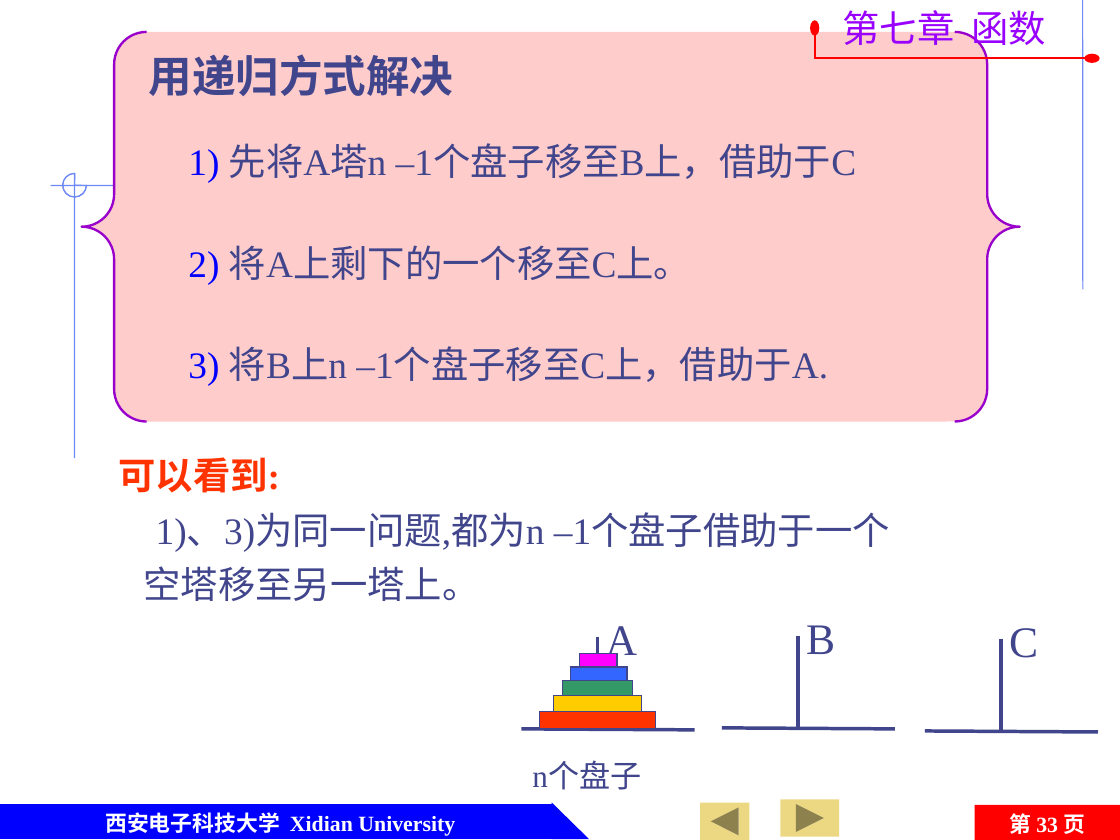
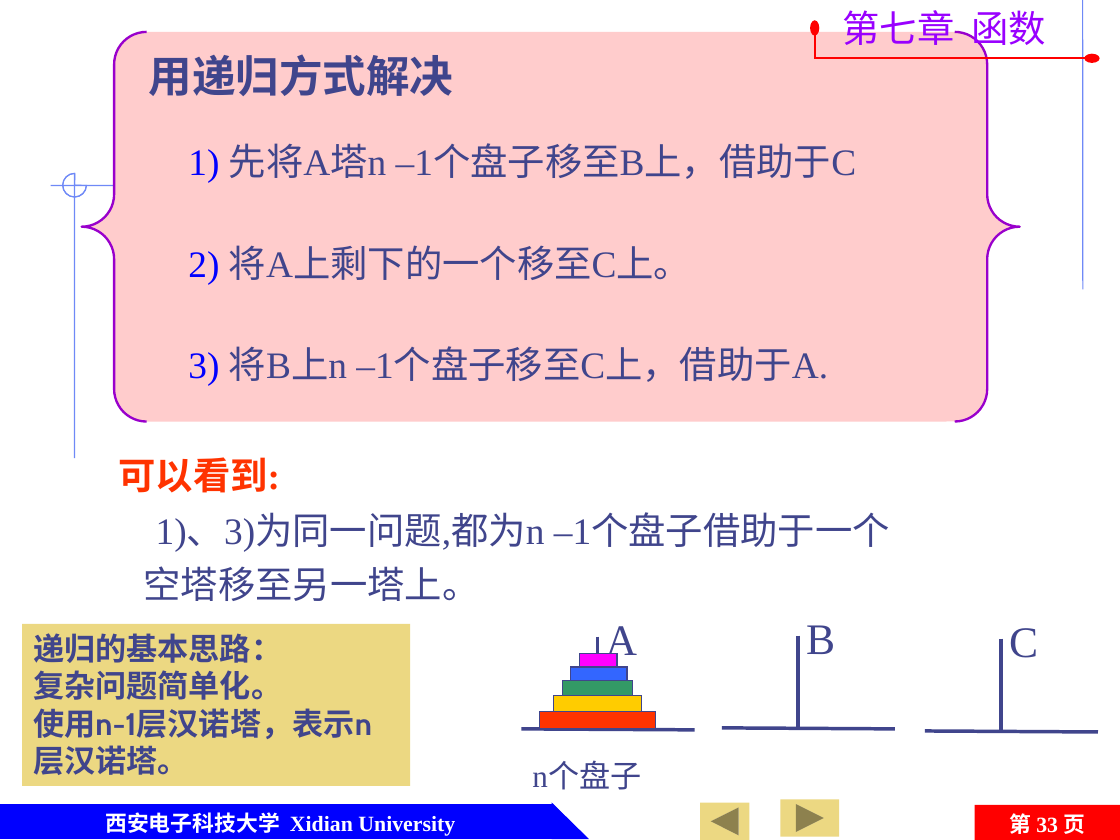
Before and after one commit to jtrfid/C-Repositories, a slide deck: slide 33 of 2015备课/课件/第7章 函数及变量存储类型.pptx. Drawn at 1120x840 pixels with LibreOffice and Linux fonts; fonts in the diff are those of the drawing; background and template pictures are left out. Boxes give left, top, right and bottom in pixels: in the first picture for what was removed or moved away, otherwise in the second. Text is boxed around its words. In the diff, an @@ line names an element or a change of style, - is before the commit and + after.

Commit message:
修订ch7.pptx,递归调用

```diff
--- a/2015备课/课件/第7章 函数及变量存储类型.pptx
+++ b/2015备课/课件/第7章 函数及变量存储类型.pptx
@@ rectangle added at [22,624,410,786], fill #ECD882, 20 pt, text #40458C, bold @@
+递归的基本思路：
+复杂问题简单化。
+使用n-1层汉诺塔，表示n层汉诺塔。
```
Also in this commit, not shown: 2 other slides changed, 1 slide added.
